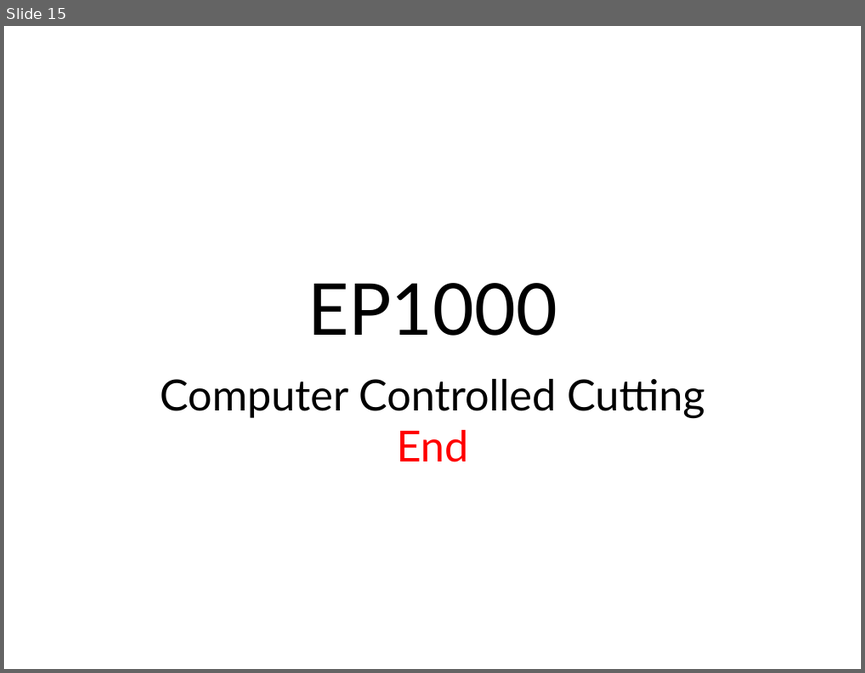
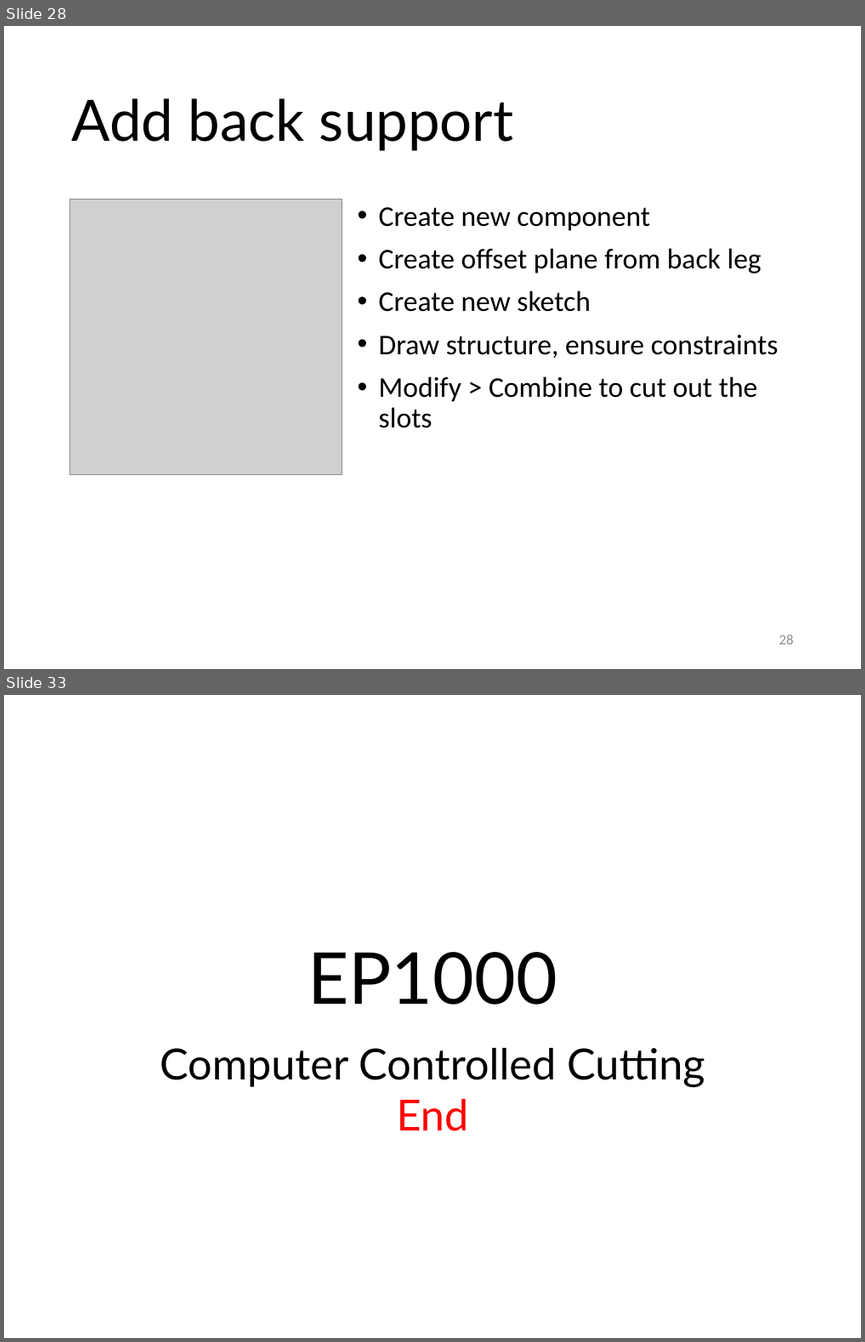
Before and after one commit to RDorville/digfab, a slide deck: presentations/ep1000_cutting/ep1000_cutting.pptx. Shown one above the other, each under a label of ours: slide 15 before the commit, slides 28 and 33 after it; the slides between them are not shown. The pictures are 865x673 and 865x1342 pixels, drawn with LibreOffice and Linux fonts; fonts in the diff are those of the drawing; grey boxes stand for pictures; background and template pictures are left out. Boxes give left, top, right and bottom in pixels: in the first picture for what was removed or moved away, otherwise in the second. Text is boxed around its words. In the diff, an @@ line names an element or a change of style, - is before the commit and + after.

```diff
--- a/presentations/ep1000_cutting/ep1000_cutting.pptx
+++ b/presentations/ep1000_cutting/ep1000_cutting.pptx
@@ slide 28 added at (4, 26, 861, 669), background #FFFFFF @@
@@ title added at (71, 98, 513, 151), 48 pt, text #000000 @@
+Add back support
@@ picture added at (70, 199, 342, 475) @@
@@ text added at (379, 207, 778, 428), 24 pt, text #000000 @@
+• Create new component
+• Create offset plane from back leg
+• Create new sketch
+• Draw structure, ensure constraints
+• Modify > Combine to cut out the slots
@@ page number added at (779, 634, 794, 644), 12 pt, text #8C8C8C @@
+28
@@ what was slide 15 is now slide 33 @@
```
Also in this commit, not shown: 17 other slides added, 24 other files.
